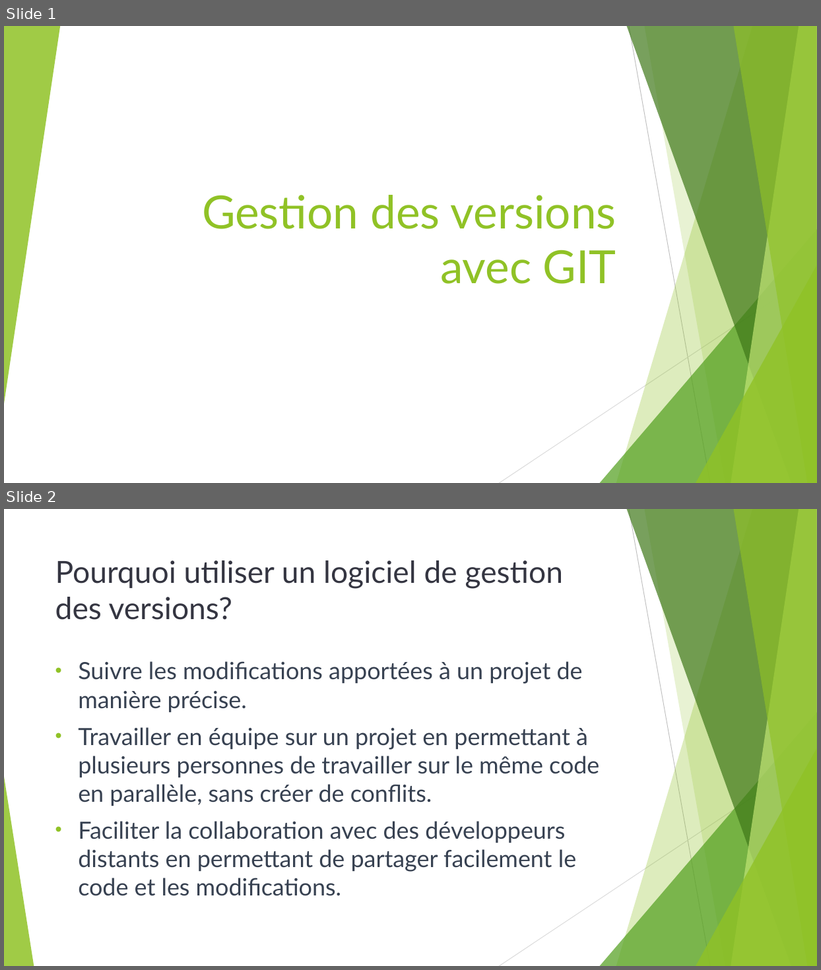
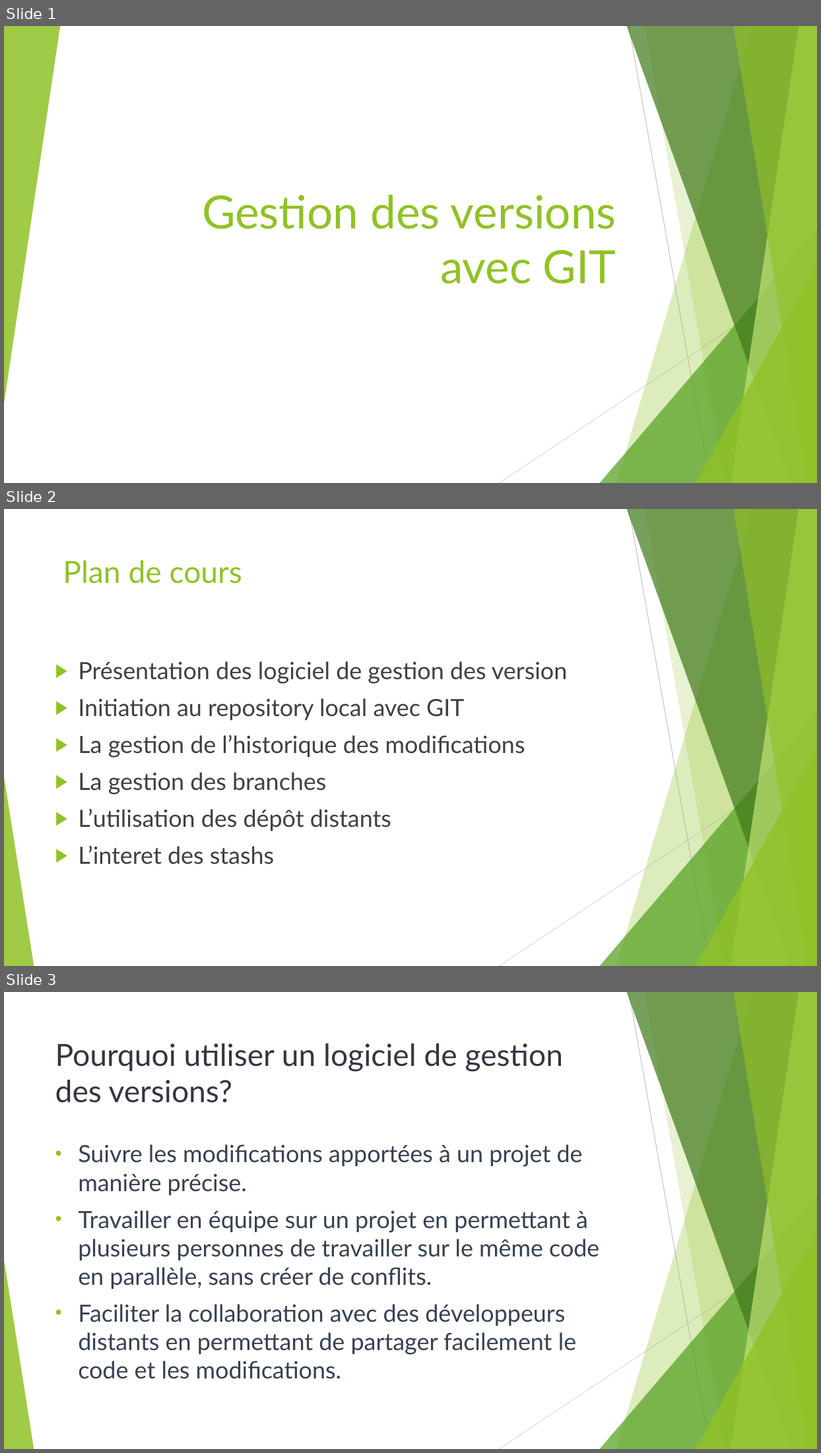
Before and after one commit to ousrah/DEV201, a slide deck: git/Formation Git.pptx. Shown one above the other, each under a label of ours: slides 1 and 2 before the commit, slides 1, 2 and 3 after it. The pictures are 821x970 and 821x1453 pixels, drawn with LibreOffice and Linux fonts; fonts in the diff are those of the drawing. Boxes give left, top, right and bottom in pixels: in the first picture for what was removed or moved away, otherwise in the second. Text is boxed around its words. In the diff, an @@ line names an element or a change of style, - is before the commit and + after.

Commit message:
git distant

```diff
--- a/git/Formation Git.pptx
+++ b/git/Formation Git.pptx
@@ slide 2 added at (x1=4, y1=509, x2=817, y2=966), background #FFFFFF; not listed: 10 template elements that a slide beside it also shows @@
@@ title added at (x1=63, y1=560, x2=242, y2=584), 36 pt, text #90C226 @@
+Plan de cours
@@ text added at (x1=78, y1=661, x2=567, y2=865), 28 pt, text #404040 @@
+▶ Présentation des logiciel de gestion des version
+▶ Initiation au repository local avec GIT
+▶ La gestion de l’historique des modifications
+▶ La gestion des branches
+▶ L’utilisation des dépôt distants
+▶ L’interet des stashs
@@ what was slide 2 is now slide 3 @@
```
Also in this commit, not shown: 2 slides changed, 16 other slides added, 1 slide removed.
